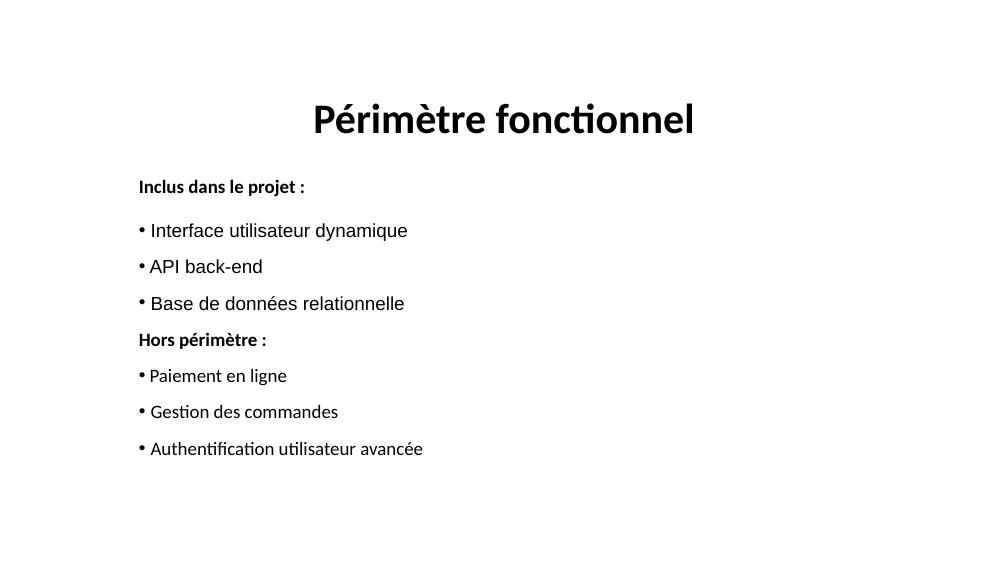
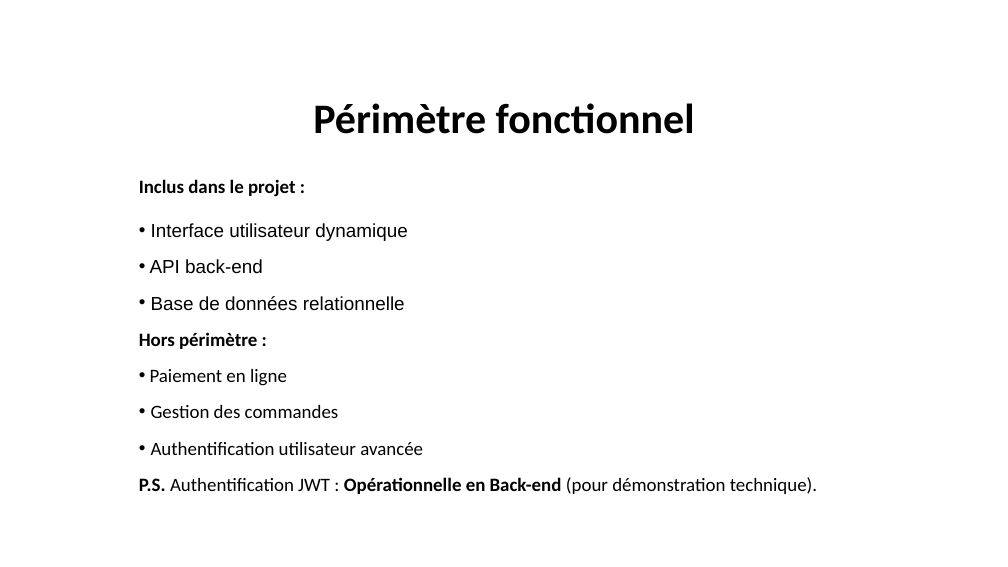
Before and after one commit to Abdel-Aziz80/harmoniawear-front, a slide deck: slide 4 of Dossier_Projet/support-presentation-harmoniawear-dwwm.pptx. Drawn at 1008x567 pixels with LibreOffice and Linux fonts; fonts in the diff are those of the drawing. Boxes give left, top, right and bottom in pixels: in the first picture for what was removed or moved away, otherwise in the second. Text is boxed around its words. In the diff, an @@ line names an element or a change of style, - is before the commit and + after.

```diff
--- a/Dossier_Projet/support-presentation-harmoniawear-dwwm.pptx
+++ b/Dossier_Projet/support-presentation-harmoniawear-dwwm.pptx
@@ subtitle at [139,477,817,494]: paragraph added @@
+P.S. Authentification JWT : Opérationnelle en Back-end (pour démonstration technique).
```
Also in this commit, not shown: 3 other files.
